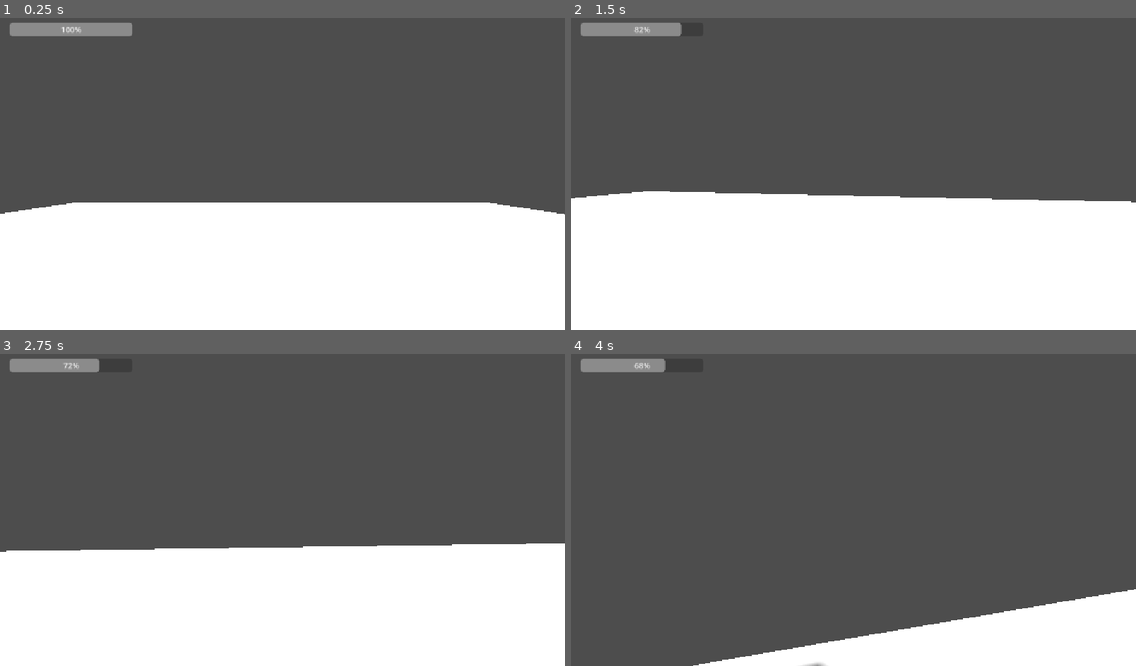
Above: before the commit, frames 1-4 (two rows, left to right).
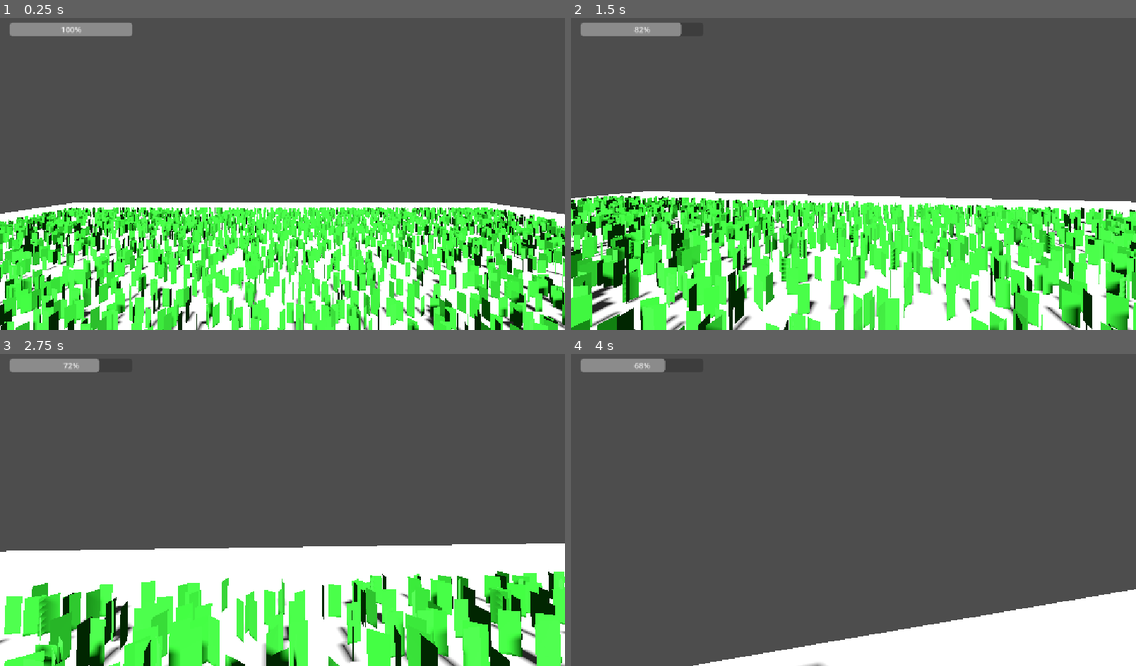
Above: after the commit, the same moments.

Repository: lnwextra2/lawn-mower-simulator
Game: Godot game, scene res://world/test_level.tscn
Same seed, same stepped clock (60 frames per second), same inputs: the game is played once before the commit and once after it.
Inputs (mouse positions are in pixels of both pictures, inside the frame that each line leads up to):
- Up to frame 1 (0.25 s): no input
- Up to frame 2 (1.5 s): move the mouse to (881, 170) at 0.52 s; hold Shift (sprint) 0.53-1.28 s; hold W (move_forward) from 0.53 s (still down); tap Space (jump) at 0.77 s; move the mouse to (825, 174) at 1.27 s; tap Shift (sprint) at 1.35 s
- Up to frame 3 (2.75 s): keep holding W (move_forward); tap Space (jump) at 1.52 s; move the mouse to (293, 500) at 2.02 s; hold Shift (sprint) from 2.03 s (still down)
- Up to frame 4 (4 s): keep holding W (move_forward); move the mouse to (847, 513) at 2.77 s; release Shift (sprint) at 2.78 s; tap Shift (sprint) at 2.85 s; tap Space (jump) at 3.02, 3.77 s; move the mouse to (893, 510) at 3.52 s; hold Shift (sprint) from 3.53 s (still down)

The runs differ from the first frame. In frame 1, 29% of the frame differs, in the area x 0-100%, y 60-100%; in frame 2, 30%, in the area x 0-100%, y 56-100%; in frame 3, 19%; in frame 4, nothing differs.

Commit message:
Add procedural grass field via MultiMeshInstance3D
world/grass_field.tscn+.gd: single MultiMeshInstance3D scattering a
0.2x0.8 quad blade across a square field, random position + Y-axis
yaw per instance. Reused the prototype's already-decided tuning
(lawn_mower_simulator.html CONFIG.grass: count 10000, area 38) instead
of re-deriving it. Instanced into world/test_level.tscn.

Blade vertical offset (0.4 along local Y before rotation) accounts for
QuadMesh being centered on its pivot by default; tuned against this
project's current floor height (Floor at y=-1, top surface at y=-0.5).

GameConfig gained GRASS_COUNT / GRASS_FIELD_SIZE alongside the
existing player/stamina constants.

Cutting/regrowth is intentionally out of scope here - needs a
tool/interact system that doesn't exist yet. This is rendering only.

Co-Authored-By: Claude Opus 4.8 <noreply@anthropic.com>

Diff:
--- a/autoload/game_config.gd
+++ b/autoload/game_config.gd
@@ -8,3 +8,7 @@
 const STAMINA_MAX: float = 100.0
 const STAMINA_DRAIN_RATE: float = 25.0
 const STAMINA_REGEN_RATE: float = 15.0
+
+#GRASS
+const GRASS_COUNT: int = 10000
+const GRASS_FIELD_SIZE: float = 38.0
--- /dev/null
+++ b/world/grass_field.gd
@@ -0,0 +1,25 @@
+extends MultiMeshInstance3D
+
+func _ready() -> void:
+	var quad := QuadMesh.new()
+	quad.size = Vector2(0.2, 0.8)
+
+	var material := StandardMaterial3D.new()
+	material.albedo_color = Color(0.13, 0.55, 0.13)
+	material.cull_mode = BaseMaterial3D.CULL_DISABLED
+	quad.material = material
+
+	multimesh = MultiMesh.new()
+	multimesh.transform_format = MultiMesh.TRANSFORM_3D
+	multimesh.mesh = quad
+	multimesh.instance_count = GameConfig.GRASS_COUNT
+
+	var half := GameConfig.GRASS_FIELD_SIZE / 2.0
+	for i in GameConfig.GRASS_COUNT:
+		var x := randf_range(-half, half)
+		var z := randf_range(-half, half)
+		var yaw := randf_range(0.0, TAU)
+
+		var xform := Transform3D().rotated(Vector3.UP, yaw)
+		xform.origin = Vector3(x, -0.4, z)
+		multimesh.set_instance_transform(i, xform)
--- /dev/null
+++ b/world/grass_field.tscn
@@ -0,0 +1,6 @@
+[gd_scene format=3 uid="uid://cag4mjiiu3xxj"]
+
+[ext_resource type="Script" uid="uid://co4b8nqtokr77" path="res://world/grass_field.gd" id="1_nno27"]
+
+[node name="GrassField" type="MultiMeshInstance3D" unique_id=825723574]
+script = ExtResource("1_nno27")
--- a/world/test_level.tscn
+++ b/world/test_level.tscn
@@ -2,6 +2,7 @@
 
 [ext_resource type="PackedScene" uid="uid://crk8xw4lu2ftp" path="res://player/player.tscn" id="1_8jkpt"]
 [ext_resource type="PackedScene" uid="uid://cyy4qah0fufr0" path="res://ui/hud.tscn" id="2_abcqb"]
+[ext_resource type="PackedScene" uid="uid://cag4mjiiu3xxj" path="res://world/grass_field.tscn" id="3_434qw"]
 
 [sub_resource type="BoxShape3D" id="BoxShape3D_5h11f"]
 size = Vector3(50, 1, 50)
@@ -56,3 +57,5 @@
 
 [node name="WorldEnvironment" type="WorldEnvironment" parent="." unique_id=695950947]
 environment = SubResource("Environment_5h11f")
+
+[node name="GrassField" parent="." unique_id=825723574 instance=ExtResource("3_434qw")]
Not shown, added: world/grass_field.gd.uid
